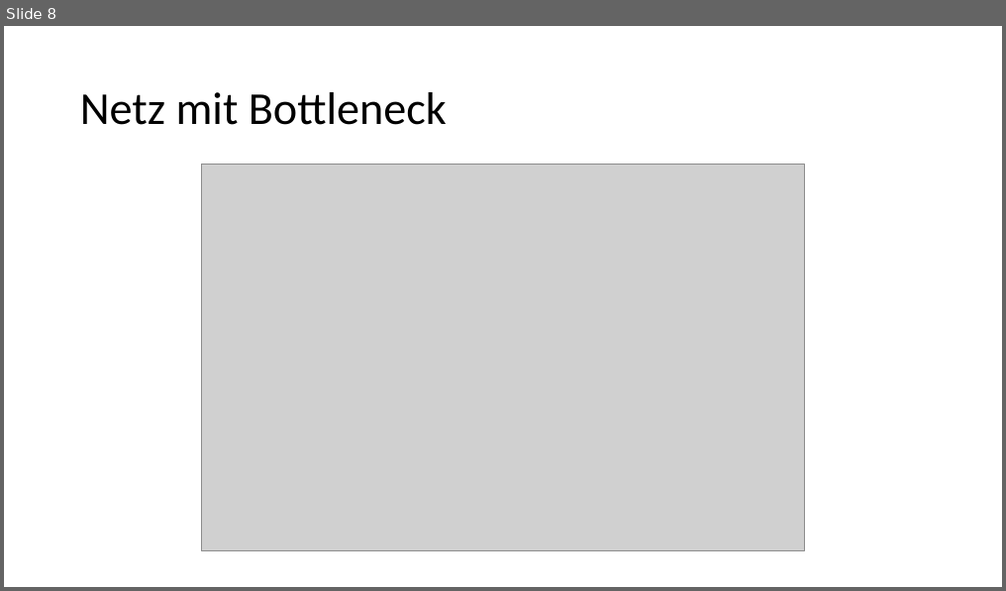
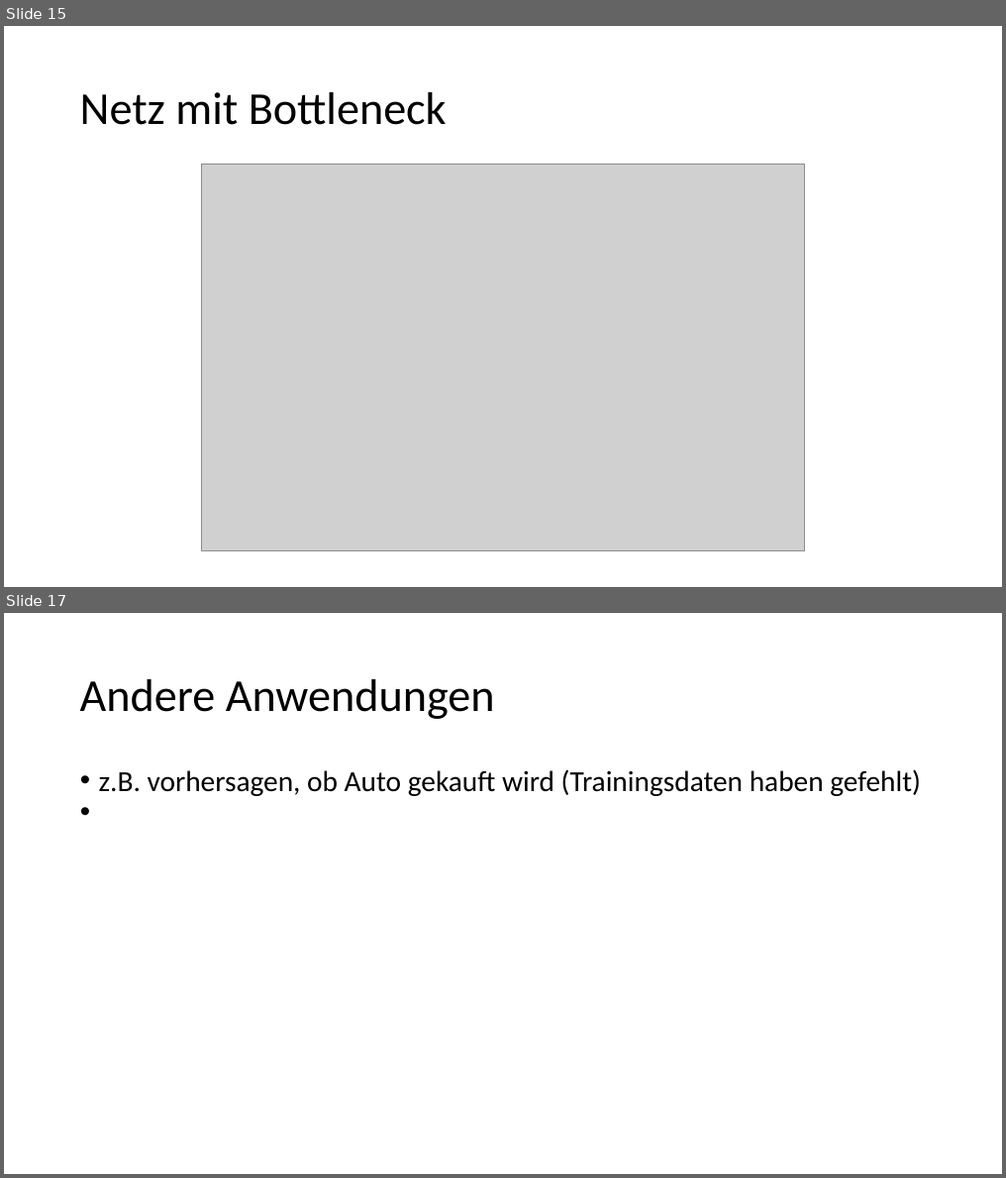
Before and after one commit to ML-KA/ag-dank, a slide deck: DANK Data Challenge.pptx. Shown one above the other, each under a label of ours: slide 8 before the commit, slides 15 and 17 after it; the slides between them are not shown. The pictures are 1006x591 and 1006x1178 pixels, drawn with LibreOffice and Linux fonts; fonts in the diff are those of the drawing; grey boxes stand for pictures. Boxes give left, top, right and bottom in pixels: in the first picture for what was removed or moved away, otherwise in the second. Text is boxed around its words. In the diff, an @@ line names an element or a change of style, - is before the commit and + after.

```diff
--- a/DANK Data Challenge.pptx
+++ b/DANK Data Challenge.pptx
@@ slide 17 added at box(4, 613, 1002, 1174), background #FFFFFF @@
@@ text added at box(80, 679, 495, 719), 44 pt, text #000000 @@
+Andere Anwendungen
@@ text added at box(99, 769, 921, 796), 28 pt, text #000000 @@
+• z.B. vorhersagen, ob Auto gekauft wird (Trainingsdaten haben gefehlt)
@@ what was slide 8 is now slide 15 @@
```
Also in this commit, not shown: 7 slides changed, 10 other slides added, 1 other file.
